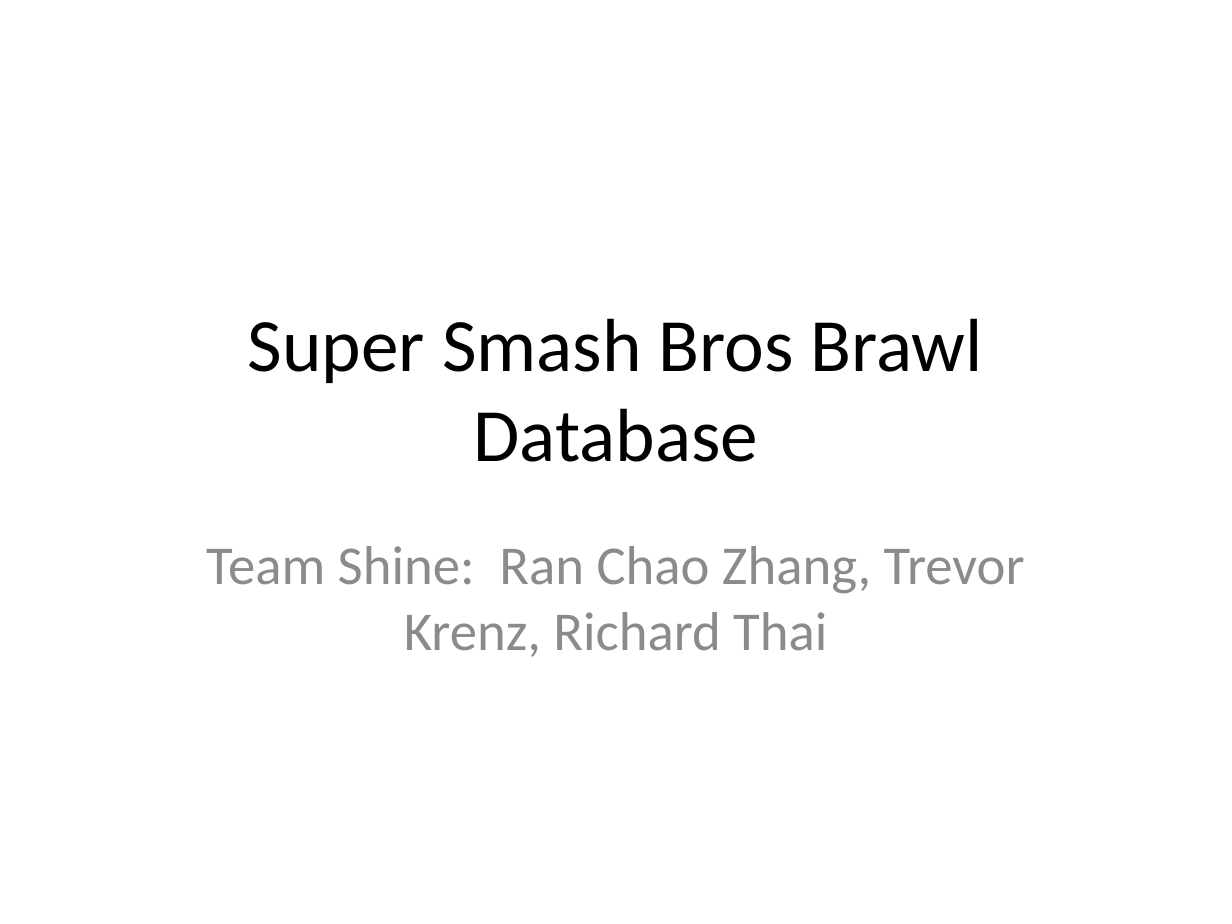
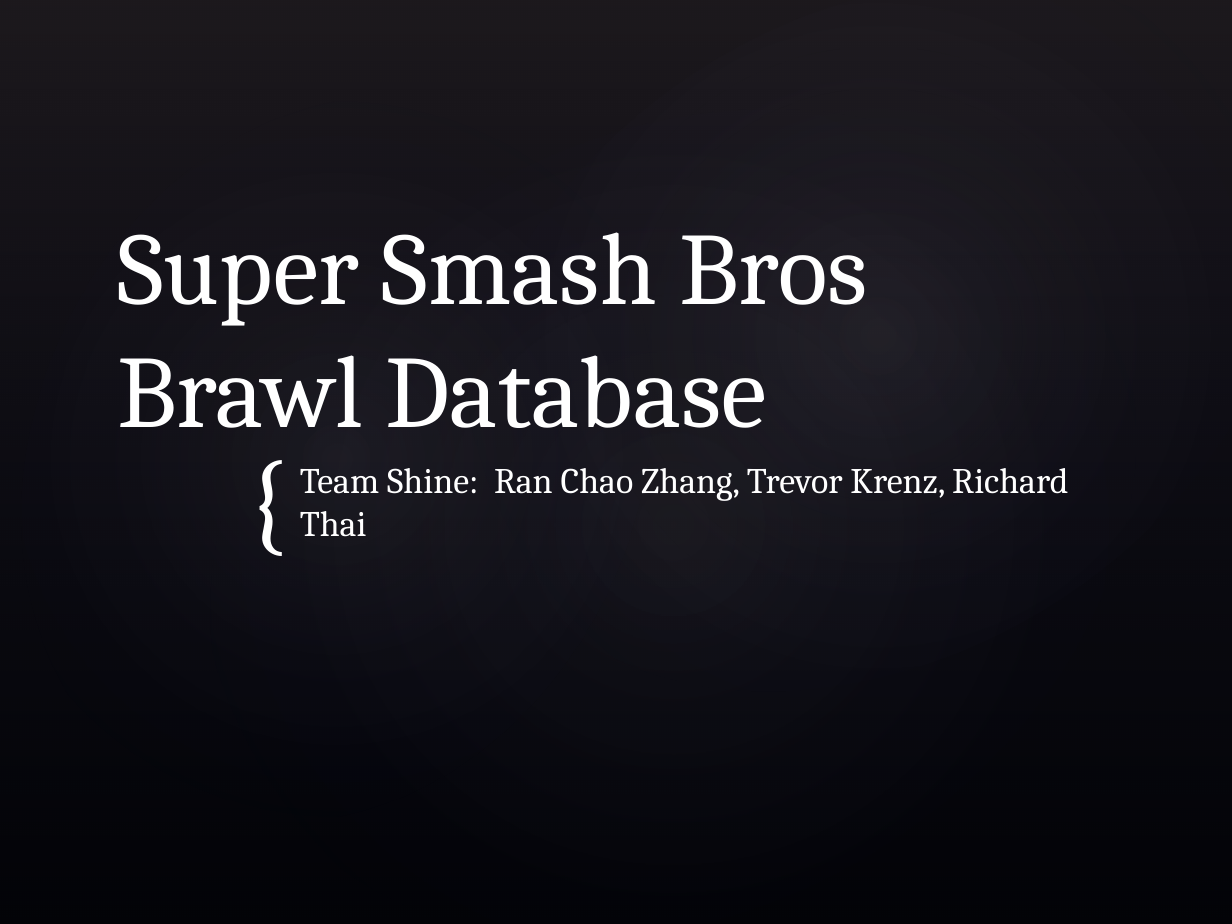
Before and after one commit to krenztr/Super-Smash-Bros-Database, a slide deck: slide 1 of Doc/SSBB.pptx. Drawn at 1232x924 pixels with LibreOffice and Linux fonts; fonts in the diff are those of the drawing; background and template pictures are left out. Boxes give left, top, right and bottom in pixels: in the first picture for what was removed or moved away, otherwise in the second. Text is boxed around its words. In the diff, an @@ line names an element or a change of style, - is before the commit and + after.

```diff
--- a/Doc/SSBB.pptx
+++ b/Doc/SSBB.pptx
@@ background #FFFFFF to picture (left out) @@
@@ rectangle added at (0, 0, 1232, 924), fill gradient #504652 to #242852 @@
@@ ellipse added at (0, 0, 765, 924), fill gradient #C4BCC6 to #242852 @@
@@ ellipse added at (56, 0, 1232, 924), fill gradient #C4BCC6 to #242852 @@
@@ ellipse added at (338, 0, 1232, 837), fill gradient #C4BCC6 to #242852 @@
@@ title "Super Smash Bros Brawl Database": place and size @@
-title "Super Smash Bros Brawl Database" at (248, 318, 983, 462)
+title "Super Smash Bros Brawl Database" at (117, 232, 868, 428)
@@ title "Super Smash Bros Brawl Database" at (117, 232, 868, 428): size 44 to 60 pt, font Calibri to Cambria, text colour #000000 to #FFFFFF; alignment centre to left; vertical alignment middle to bottom @@
@@ text added at (246, 426, 308, 565), 66 pt, text #FFFFFF @@
+{
@@ subtitle "Team Shine: Ran Chao Zhang, ...": place and size @@
-subtitle "Team Shine: Ran Chao Zhang, ..." at (206, 546, 1025, 657)
+subtitle "Team Shine: Ran Chao Zhang, ..." at (300, 468, 1068, 537)
@@ subtitle "Team Shine: Ran Chao Zhang, ..." at (300, 468, 1068, 537): size 32 to 21 pt, font Calibri to Cambria, text colour #8C8C8C to #FFFFFF; alignment centre to left; less space between paragraphs; vertical alignment top to middle @@
```
Also in this commit, not shown: 6 other slides changed, 6 other files.
